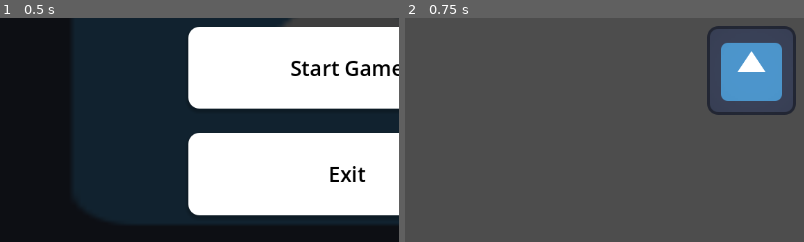
Above: before the commit, frames 1-2 (left to right).
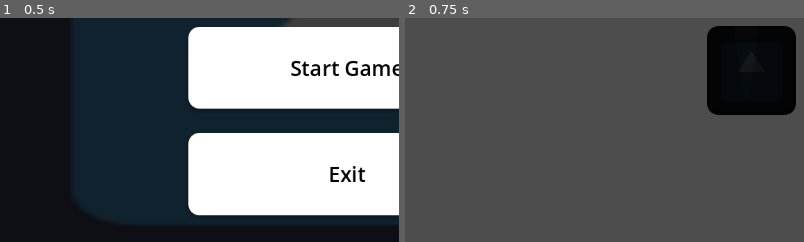
Above: after the commit, the same moments.

Repository: TDMXFFTF/RPG-GAME123
Game: Godot game, scene res://main_menu.tscn
The game is run twice, just before and just after one commit, with the same random seed, the same clock (stepped at 60 frames per second) and the same inputs. The engine's default icon, where the game draws it, is replaced by a stand-in: a white triangle on a blue panel in a dark square.
Inputs:
- Up to frame 1 (0.5 s): no input
- Up to frame 2 (0.75 s): click "Start Game" at 0.5 s
The pictures show only the part of the screen within x 7-57%, y 38-88%; the shares and areas given below are measured in that part.

Frame 1 is identical in both runs. In frame 2, 8.7% of the frame differs, in the area x 75-98%, y 3-44%.

Commit message:
Functioning Flashlight

Diff:
--- /dev/null
+++ b/new-game-project/node_2d.gd
@@ -0,0 +1,14 @@
+extends Node2D
+
+
+# Called when the node enters the scene tree for the first time.
+func _ready() -> void:
+	pass # Replace with function body.
+
+
+# Called every frame. 'delta' is the elapsed time since the previous frame.
+func _process(delta: float) -> void:
+	var aim_direction := Vector2.ZERO
+	aim_direction = global_position.direction_to(get_global_mouse_position())
+	if aim_direction.length() > 0.1:
+		rotation = aim_direction.angle()
--- a/new-game-project/player.tscn
+++ b/new-game-project/player.tscn
@@ -1,8 +1,9 @@
-[gd_scene load_steps=5 format=3 uid="uid://bjjy23482ltfb"]
+[gd_scene load_steps=6 format=3 uid="uid://bjjy23482ltfb"]
 
 [ext_resource type="Script" path="res://player.gd" id="1_yqf8w"]
 [ext_resource type="Texture2D" uid="uid://c6bafqnvnprnp" path="res://icon.svg" id="2_5llva"]
-[ext_resource type="Texture2D" uid="uid://d2v2b5bu1gy2k" path="res://light.png" id="3_qbhfv"]
+[ext_resource type="Script" path="res://node_2d.gd" id="3_dbr1r"]
+[ext_resource type="Texture2D" uid="uid://cmbu23hrg3pce" path="res://Tlight.png" id="3_qbhfv"]
 
 [sub_resource type="CircleShape2D" id="CircleShape2D_jjb6k"]
 
@@ -19,10 +20,19 @@
 
 [node name="Camera2D" type="Camera2D" parent="."]
 
-[node name="PointLight2D" type="PointLight2D" parent="."]
-scale = Vector2(1.00324, 1.00896)
-texture = ExtResource("3_qbhfv")
-texture_scale = 2.5
-
 [node name="CanvasModulate" type="CanvasModulate" parent="."]
 color = Color(0.066755, 0.066755, 0.066755, 1)
+
+[node name="Node2D" type="Node2D" parent="."]
+script = ExtResource("3_dbr1r")
+
+[node name="Marker2D" type="Marker2D" parent="Node2D"]
+position = Vector2(570, 0)
+
+[node name="PointLight2D" type="PointLight2D" parent="Node2D/Marker2D"]
+position = Vector2(67.4649, 0)
+rotation = 4.71238
+scale = Vector2(0.17447, -0.559365)
+range_z_min = 0
+texture = ExtResource("3_qbhfv")
+texture_scale = 6.0
--- a/new-game-project/test.tscn
+++ b/new-game-project/test.tscn
@@ -10,6 +10,6 @@
 texture = ExtResource("1_ivfkw")
 
 [node name="CanvasModulate" type="CanvasModulate" parent="."]
-color = Color(0.153077, 0.153077, 0.153077, 1)
+color = Color(0.0497766, 0.0497766, 0.0497767, 1)
 
 [node name="Player" parent="." instance=ExtResource("2_nxe3u")]
Binary file added: new-game-project/Tlight.png
Not shown, changed: new-game-project/Tlight.png.import
Binary file removed: new-game-project/light.png
